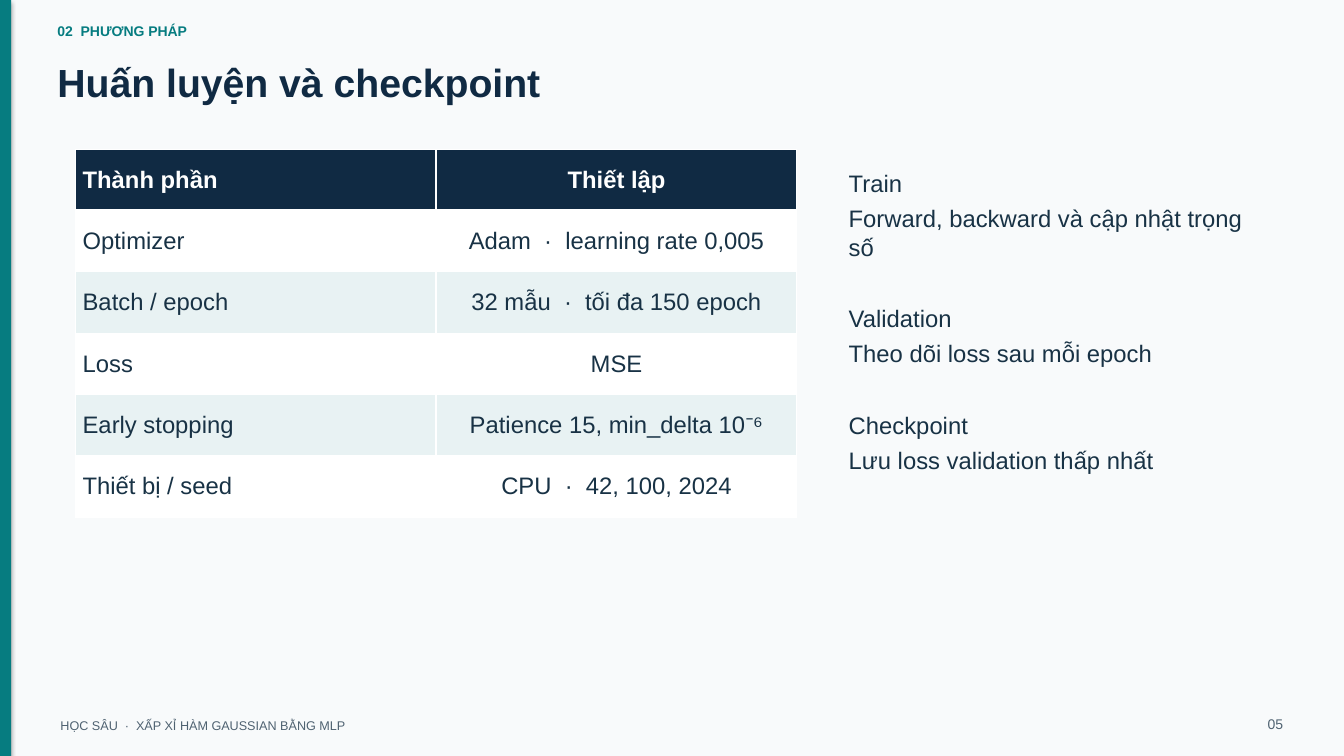
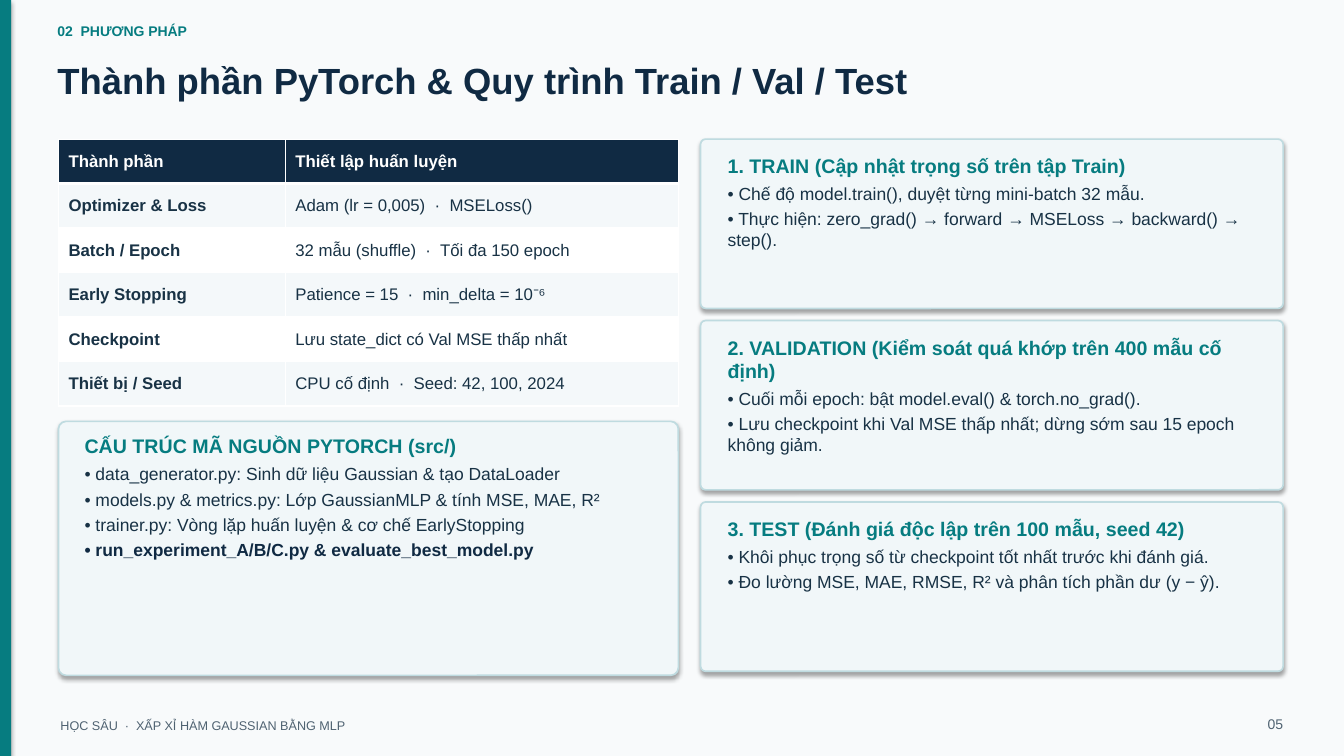
Before and after one commit to bryan-nguyen2005/GROUP_DEEEP_LEARNING_HK1_2026, a slide deck: slide 5 of Function Approximation/slides/BTL01_ThuyetTrinh_MLP.pptx. Drawn at 1344x756 pixels with LibreOffice and Linux fonts; fonts in the diff are those of the drawing. Boxes give left, top, right and bottom in pixels: in the first picture for what was removed or moved away, otherwise in the second. Text is boxed around its words. In the diff, an @@ line names an element or a change of style, - is before the commit and + after.

```diff
--- a/Function Approximation/slides/BTL01_ThuyetTrinh_MLP.pptx
+++ b/Function Approximation/slides/BTL01_ThuyetTrinh_MLP.pptx
@@ text at [57,66,907,102]: text changed; size 28 to 26 pt @@
-Huấn luyện và checkpoint
+Thành phần PyTorch & Quy trình Train / Val / Test
@@ table at [58,139,679,406] @@
-row 1, column 2: Thiết lập
+row 1, column 2: Thiết lập huấn luyện
-row 2, column 1: Optimizer
+row 2, column 1: Optimizer & Loss
-row 2, column 2: Adam · learning rate 0,005
+row 2, column 2: Adam (lr = 0,005) · MSELoss()
-row 3, column 1: Batch / epoch
+row 3, column 1: Batch / Epoch
-row 3, column 2: 32 mẫu · tối đa 150 epoch
+row 3, column 2: 32 mẫu (shuffle) · Tối đa 150 epoch
-row 4, column 1: Loss
+row 4, column 1: Early Stopping
-row 4, column 2: MSE
+row 4, column 2: Patience = 15 · min_delta = 10⁻⁶
-row 5, column 1: Early stopping
+row 5, column 1: Checkpoint
-row 5, column 2: Patience 15, min_delta 10⁻⁶
+row 5, column 2: Lưu state_dict có Val MSE thấp nhất
-row 6, column 1: Thiết bị / seed
+row 6, column 1: Thiết bị / Seed
-row 6, column 2: CPU · 42, 100, 2024
+row 6, column 2: CPU cố định · Seed: 42, 100, 2024
@@ fill #FFFFFF to #F4F8FA in 6 cells @@
@@ fill #E8F2F3 to #FFFFFF in 4 cells @@
@@ size 17 to 12 pt in "Thành phần" @@
@@ table: place and size @@
-table at [76,149,798,517]
+table at [58,139,679,406]
@@ rounded rectangle added at [701,139,1284,309], fill #F1F7F9, outline #BFDBE0 1.2 pt @@
@@ text added at [728,158,1218,250], 12.5 pt, text #183245 @@
+1. TRAIN (Cập nhật trọng số trên tập Train)
+• Chế độ model.train(), duyệt từng mini-batch 32 mẫu.
+• Thực hiện: zero_grad() → forward → MSELoss → backward() → step().
@@ text removed at [849,174,1242,474] @@
-Train
-Forward, backward và cập nhật trọng số
-Validation
-Theo dõi loss sau mỗi epoch
-Checkpoint
-Lưu loss validation thấp nhất
@@ rounded rectangle added at [701,321,1284,490], fill #F1F7F9, outline #BFDBE0 1.2 pt @@
@@ text added at [728,339,1235,455], 12.5 pt, text #183245 @@
+2. VALIDATION (Kiểm soát quá khớp trên 400 mẫu cố định)
+• Cuối mỗi epoch: bật model.eval() & torch.no_grad().
+• Lưu checkpoint khi Val MSE thấp nhất; dừng sớm sau 15 epoch không giảm.
@@ rounded rectangle added at [58,421,679,676], fill #F1F7F9, outline #BFDBE0 1.2 pt @@
@@ text added at [85,438,599,560], 12.5 pt, text #183245 @@
+CẤU TRÚC MÃ NGUỒN PYTORCH (src/)
+• data_generator.py: Sinh dữ liệu Gaussian & tạo DataLoader
+• models.py & metrics.py: Lớp GaussianMLP & tính MSE, MAE, R²
+• trainer.py: Vòng lặp huấn luyện & cơ chế EarlyStopping
+• run_experiment_A/B/C.py & evaluate_best_model.py
@@ rounded rectangle added at [701,502,1284,671], fill #F1F7F9, outline #BFDBE0 1.2 pt @@
@@ text added at [728,521,1219,592], 12.5 pt, text #183245 @@
+3. TEST (Đánh giá độc lập trên 100 mẫu, seed 42)
+• Khôi phục trọng số từ checkpoint tốt nhất trước khi đánh giá.
+• Đo lường MSE, MAE, RMSE, R² và phân tích phần dư (y − ŷ).
```
Also in this commit, not shown: 6 other slides changed, 4 slides added, 3 slides removed, 4 other files.
